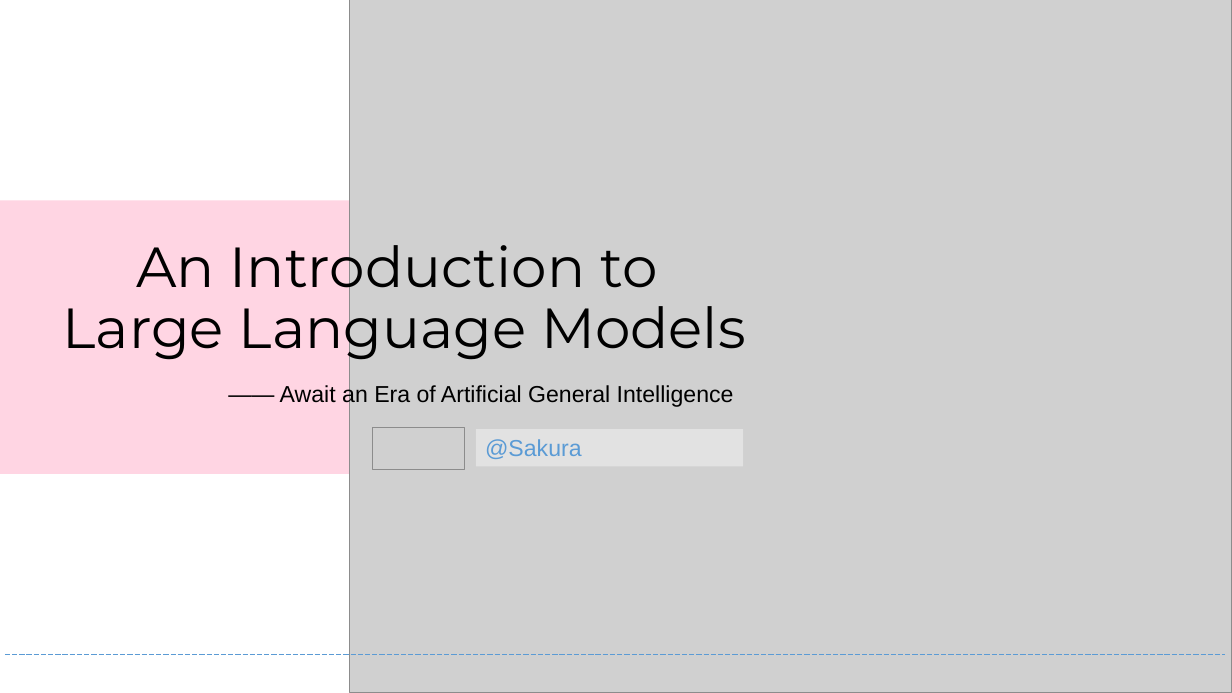
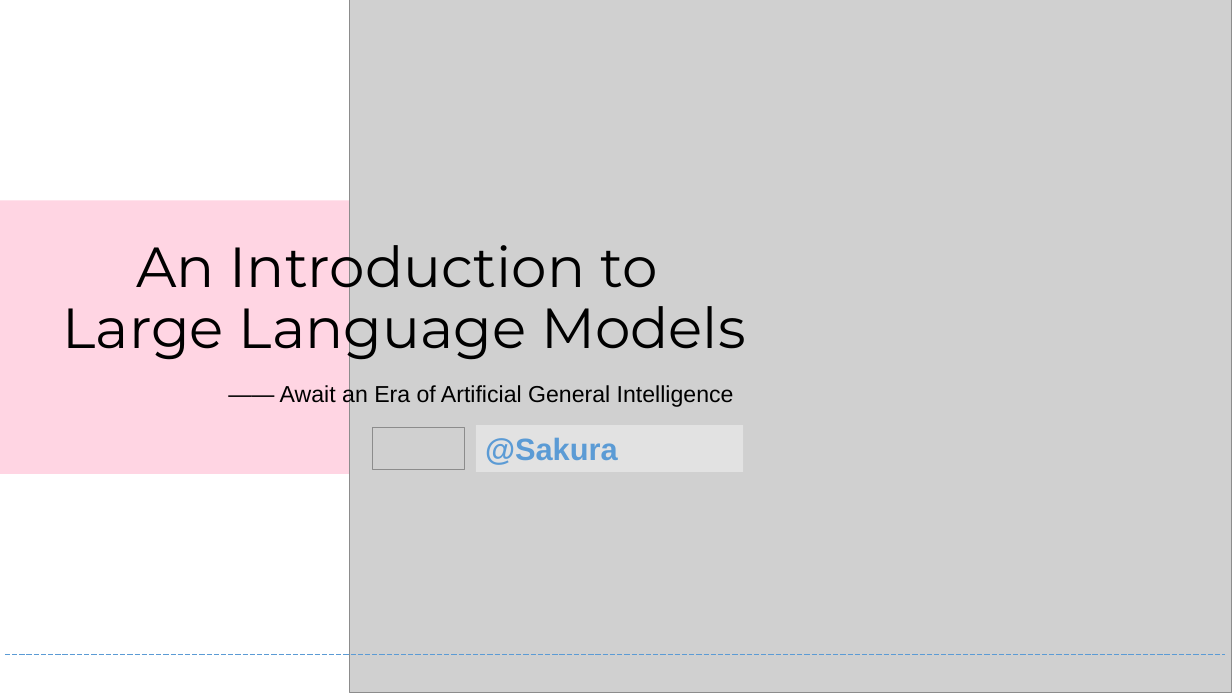
Before and after one commit to Bili-Sakura/NOTES, a slide deck: slide 1 of Bilibili_Course/LLM/PowerPoint/【序】.pptx. Drawn at 1232x693 pixels with LibreOffice and Linux fonts; fonts in the diff are those of the drawing; grey boxes stand for pictures. Boxes give left, top, right and bottom in pixels: in the first picture for what was removed or moved away, otherwise in the second. Text is boxed around its words. In the diff, an @@ line names an element or a change of style, - is before the commit and + after.

```diff
--- a/Bilibili_Course/LLM/PowerPoint/【序】.pptx
+++ b/Bilibili_Course/LLM/PowerPoint/【序】.pptx
@@ rectangle "@Sakura": place and size @@
-rectangle "@Sakura" at box(476, 429, 743, 466)
+rectangle "@Sakura" at box(476, 425, 743, 471)
@@ rectangle "@Sakura" at box(476, 425, 743, 471): size 18 to 24 pt, bold on @@
```
Also in this commit, not shown: 1 other slide changed, 1 other file.
